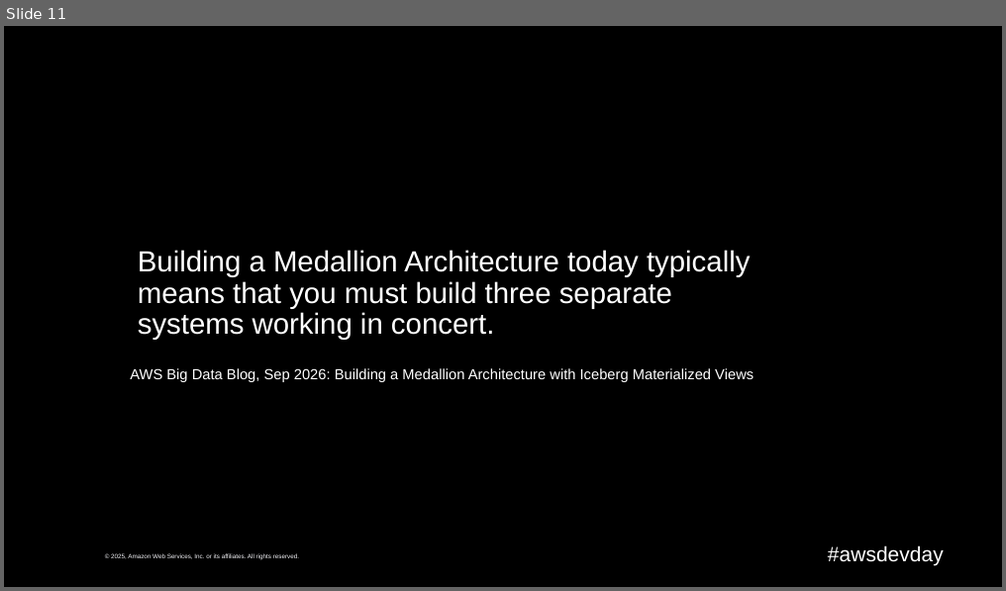
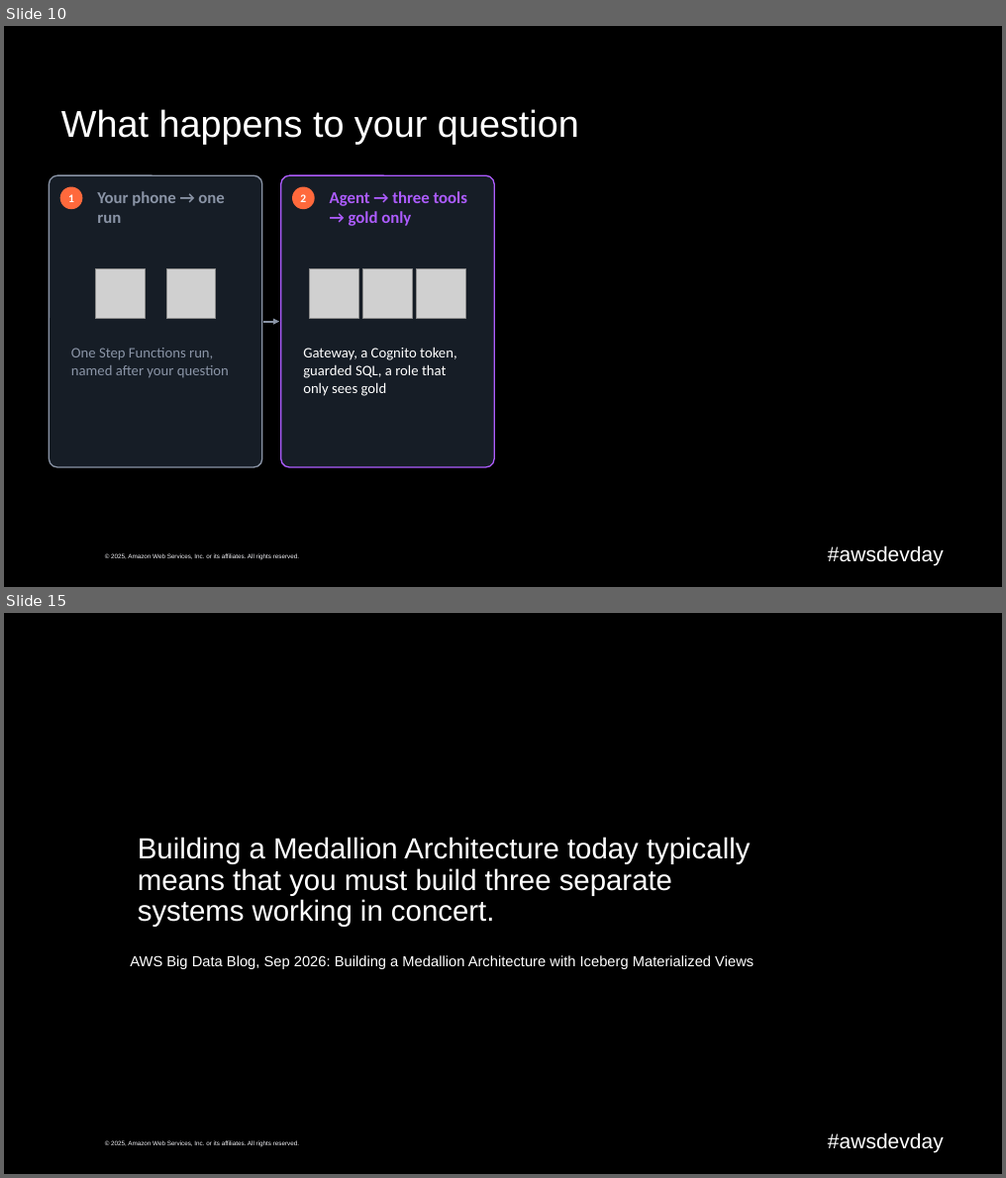
Before and after one commit to caroline-cah/lakehouse-harness, a slide deck: talk/harness-engineering-live.pptx. Shown one above the other, each under a label of ours: slide 11 before the commit, slides 10 and 15 after it; the slides between them are not shown. The pictures are 1006x591 and 1006x1178 pixels, drawn with LibreOffice and Linux fonts; fonts in the diff are those of the drawing; grey boxes stand for pictures; background and template pictures are left out. Boxes give left, top, right and bottom in pixels: in the first picture for what was removed or moved away, otherwise in the second. Text is boxed around its words. In the diff, an @@ line names an element or a change of style, - is before the commit and + after.

Commit message:
Talk prep: deck with live form URL, gateway refusals as content, script and runbook edits
- tools Lambda returns a guard refusal as content: the gateway replaced a thrown error with "An internal error occurred",
  so the model never saw why the guard said no
- quote a column description with a comma in sales.md and refuse unknown keys in gen-data-model
- agent zip uses source_hash instead of etag (multipart upload ETag diffed forever)
- gateway smoke queries the sales table; runbook names the seed gap correctly
- deck rebuilt with the form URL; script, outline, reference map

```diff
--- a/talk/harness-engineering-live.pptx
+++ b/talk/harness-engineering-live.pptx
@@ slide 10 added at [4, 26, 1002, 587], background #000000; not listed: 2 template elements that a slide beside it also shows @@
@@ title added at [61, 109, 579, 144], 36 pt, text #FFFFFF @@
+What happens to your question
@@ rounded rectangle added at [49, 175, 262, 468], fill #161D26, outline #8A94A6 1.25 pt @@
@@ ellipse added at [60, 187, 82, 209], fill #FF693C, 11 pt, text #FFFFFF, bold @@
+1
@@ text added at [97, 191, 224, 223], 16 pt, text #8A94A6, bold @@
+Your phone → one run
@@ rounded rectangle added at [281, 175, 494, 468], fill #161D26, outline #AD5CFF 1.25 pt @@
@@ ellipse added at [292, 187, 315, 209], fill #FF693C, 11 pt, text #FFFFFF, bold @@
+2
@@ text added at [330, 191, 467, 226], 16 pt, text #AD5CFF, bold @@
+Agent → three tools → gold only
@@ picture added at [95, 270, 145, 319] @@
@@ picture added at [166, 270, 216, 319] @@
@@ picture added at [310, 270, 358, 319] @@
@@ picture added at [362, 270, 412, 319] @@
@@ picture added at [417, 270, 466, 319] @@
@@ arrow added from (263, 322) to (279, 322), #8A94A6 1.75 pt @@
@@ text added at [71, 348, 229, 378], 14 pt, text #8A94A6 @@
+One Step Functions run, named after your question
@@ text added at [303, 347, 456, 396], 14 pt, text #FFFFFF @@
+Gateway, a Cognito token, guarded SQL, a role that only sees gold
@@ what was slide 11 is now slide 15 @@
```
Also in this commit, not shown: 12 slides changed, 16 other slides added, 9 slides removed, 13 other files.
